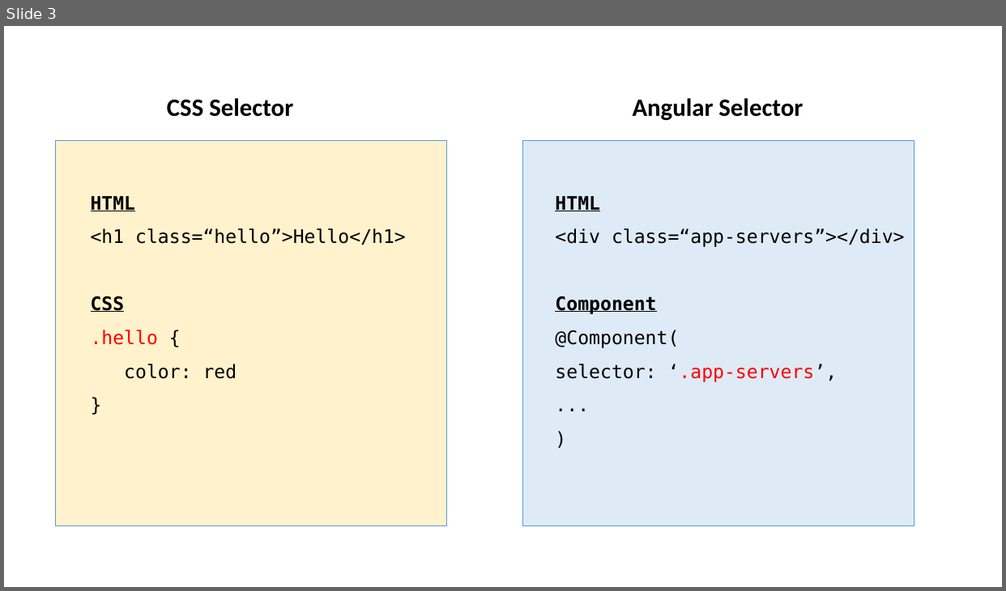
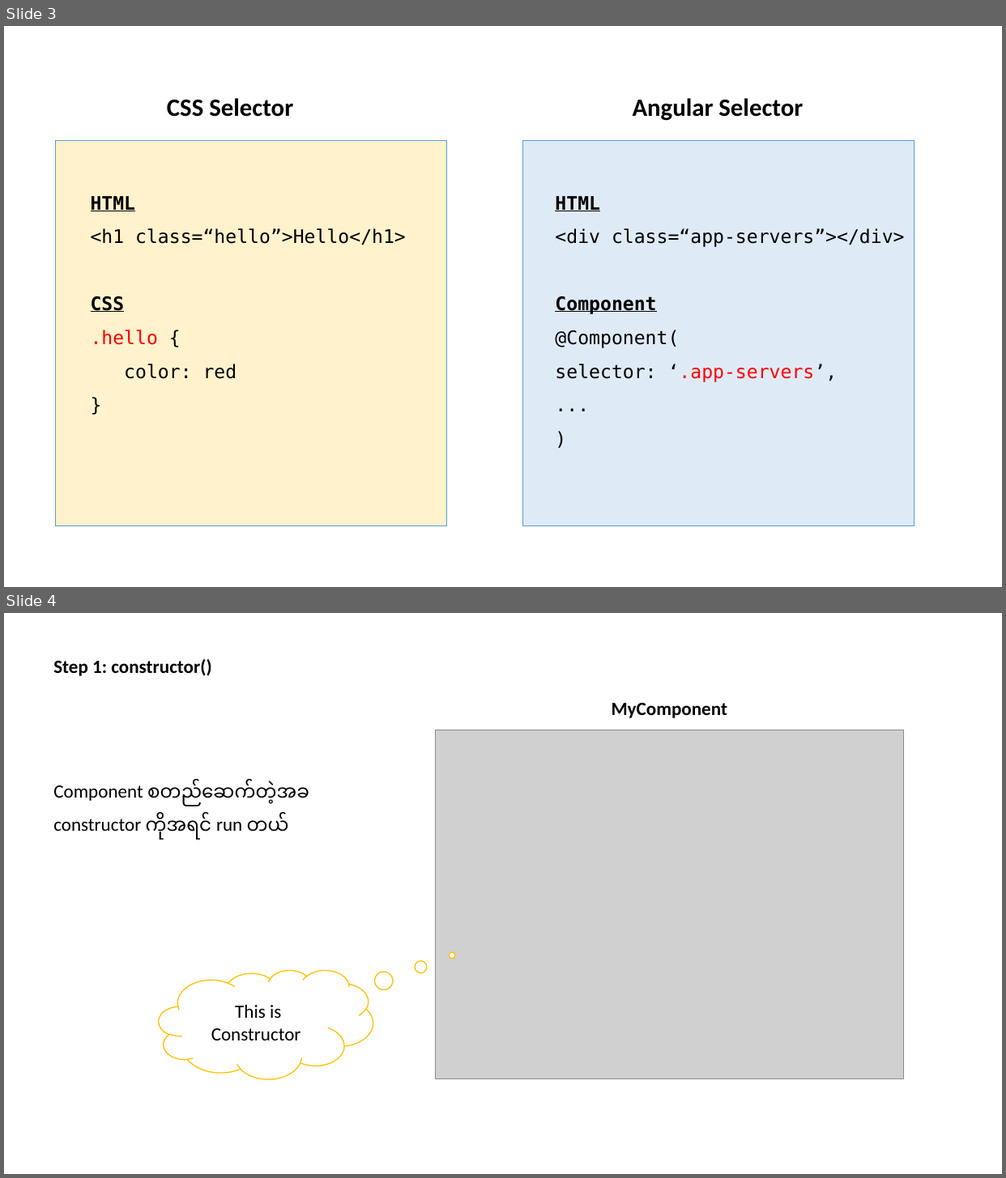
Before and after one commit to yeminko/angular-training, a slide deck: Resources/Notes.pptx. Shown one above the other, each under a label of ours: slide 3 before the commit, slides 3 and 4 after it. The pictures are 1006x591 and 1006x1178 pixels, drawn with LibreOffice and Linux fonts; fonts in the diff are those of the drawing; grey boxes stand for pictures. Boxes give left, top, right and bottom in pixels: in the first picture for what was removed or moved away, otherwise in the second. Text is boxed around its words. In the diff, an @@ line names an element or a change of style, - is before the commit and + after.

```diff
--- a/Resources/Notes.pptx
+++ b/Resources/Notes.pptx
@@ slide 4 added at box(4, 613, 1002, 1174), background #FFFFFF @@
@@ text added at box(53, 659, 211, 676), 18 pt, text #000000, bold @@
+Step 1: constructor()
@@ text added at box(612, 703, 727, 718), 18 pt, text #000000, bold @@
+MyComponent
@@ picture added at box(435, 730, 904, 1080) @@
@@ text added at box(53, 779, 309, 840), 18 pt, text #000000 @@
+Component စတည်ဆောက်တဲ့အခါ constructor ကိုအရင် run တယ်
@@ thought cloud added at box(159, 970, 374, 1080), fill #FFFFFF, outline #FFC000 1 pt, 18 pt, text #000000 @@
+This is Constructor
```
Also in this commit, not shown: 8 other slides added, 47 other files.
